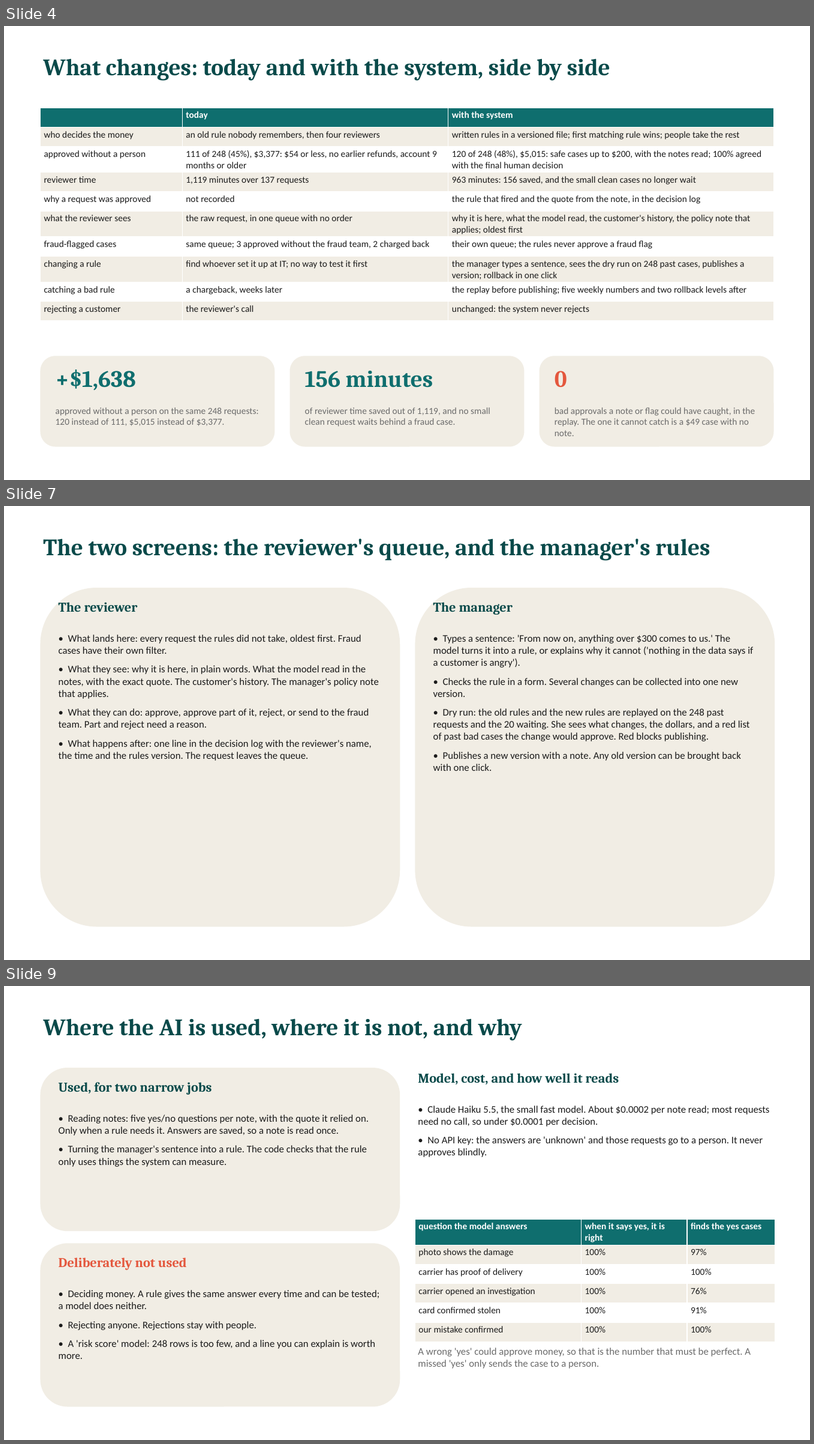
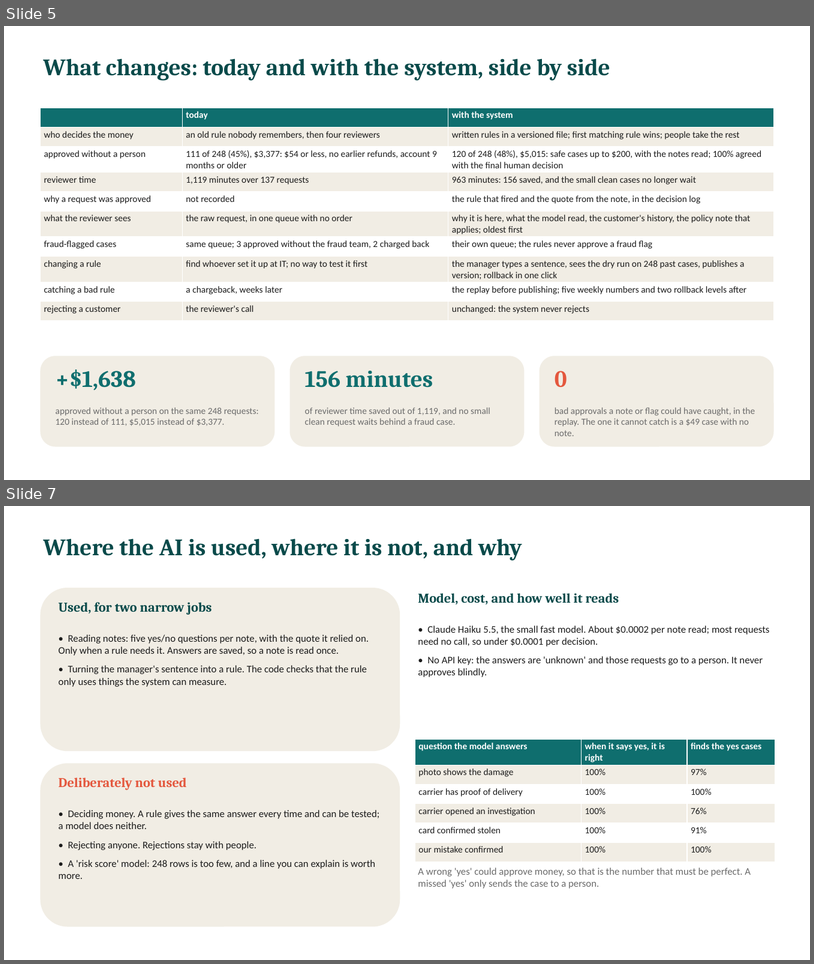
Before and after one commit to ormeiri444/refund-agent, a slide deck: docs/presentation.pptx. Shown one above the other, each under a label of ours: slides 4, 7 and 9 before the commit, slides 5 and 7 after it; the slides between them are not shown. The pictures are 814x1444 and 814x964 pixels, drawn with LibreOffice and Linux fonts; fonts in the diff are those of the drawing. Boxes give left, top, right and bottom in pixels: in the first picture for what was removed or moved away, otherwise in the second. Text is boxed around its words. In the diff, an @@ line names an element or a change of style, - is before the commit and + after.

```diff
--- a/docs/presentation.pptx
+++ b/docs/presentation.pptx
@@ slide 7 removed at (x1=4, y1=506, x2=810, y2=960), background #FFFFFF @@
@@ text removed at (x1=43, y1=538, x2=710, y2=561) @@
-The two screens: the reviewer's queue, and the manager's rules
@@ rounded rectangle removed at (x1=40, y1=588, x2=400, y2=927) @@
@@ rounded rectangle removed at (x1=416, y1=588, x2=776, y2=927) @@
@@ text removed at (x1=59, y1=602, x2=138, y2=612) @@
-The reviewer
@@ text removed at (x1=434, y1=602, x2=513, y2=615) @@
-The manager
@@ text removed at (x1=59, y1=634, x2=378, y2=760) @@
-• What lands here: every request the rules did not take, oldest first. Fraud cases have their own filter.
-• What they see: why it is here, in plain words. What the model read in the notes, with the exact quote. The customer's history. The manager's policy note that applies.
-• What they can do: approve, approve part of it, reject, or send to the fraud team. Part and reject need a reason.
-• What happens after: one line in the decision log with the reviewer's name, the time and the rules version. The request leaves the queue.
@@ text removed at (x1=434, y1=634, x2=753, y2=771) @@
-• Types a sentence: 'From now on, anything over $300 comes to us.' The model turns it into a rule, or explains why it cannot ('nothing in the data says if a customer is angry').
-• Checks the rule in a form. Several changes can be collected into one new version.
-• Dry run: the old rules and the new rules are replayed on the 248 past requests and the 20 waiting. She sees what changes, the dollars, and a red list of past bad cases the change would approve. Red blocks publishing.
-• Publishes a new version with a note. Any old version can be brought back with one click.
@@ what was slide 4 is now slide 5 @@
@@ what was slide 9 is now slide 7 @@
```
Also in this commit, not shown: 1 slide changed, 2 slides added, 4 other slides removed, 1 other file.
